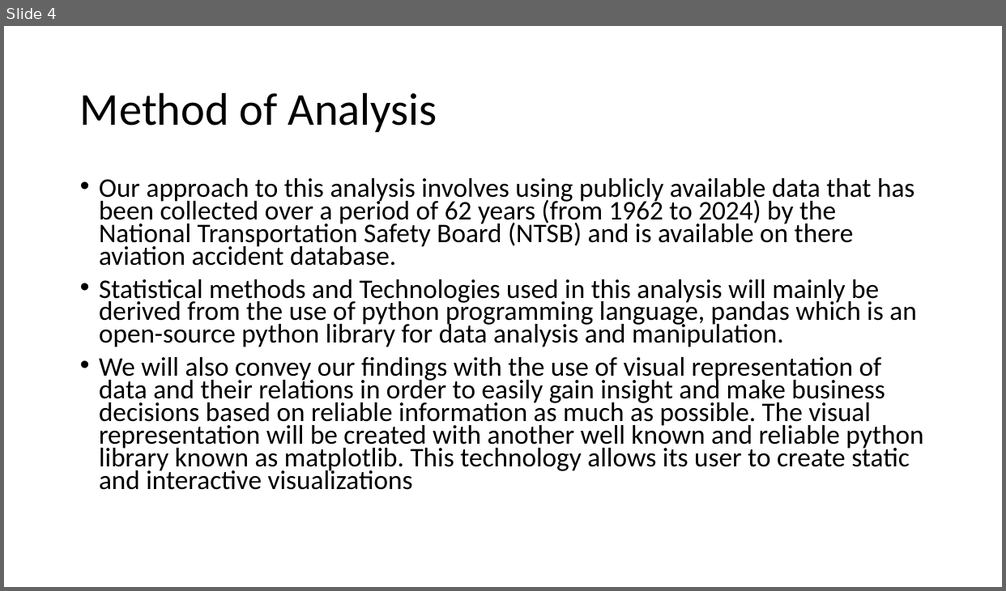
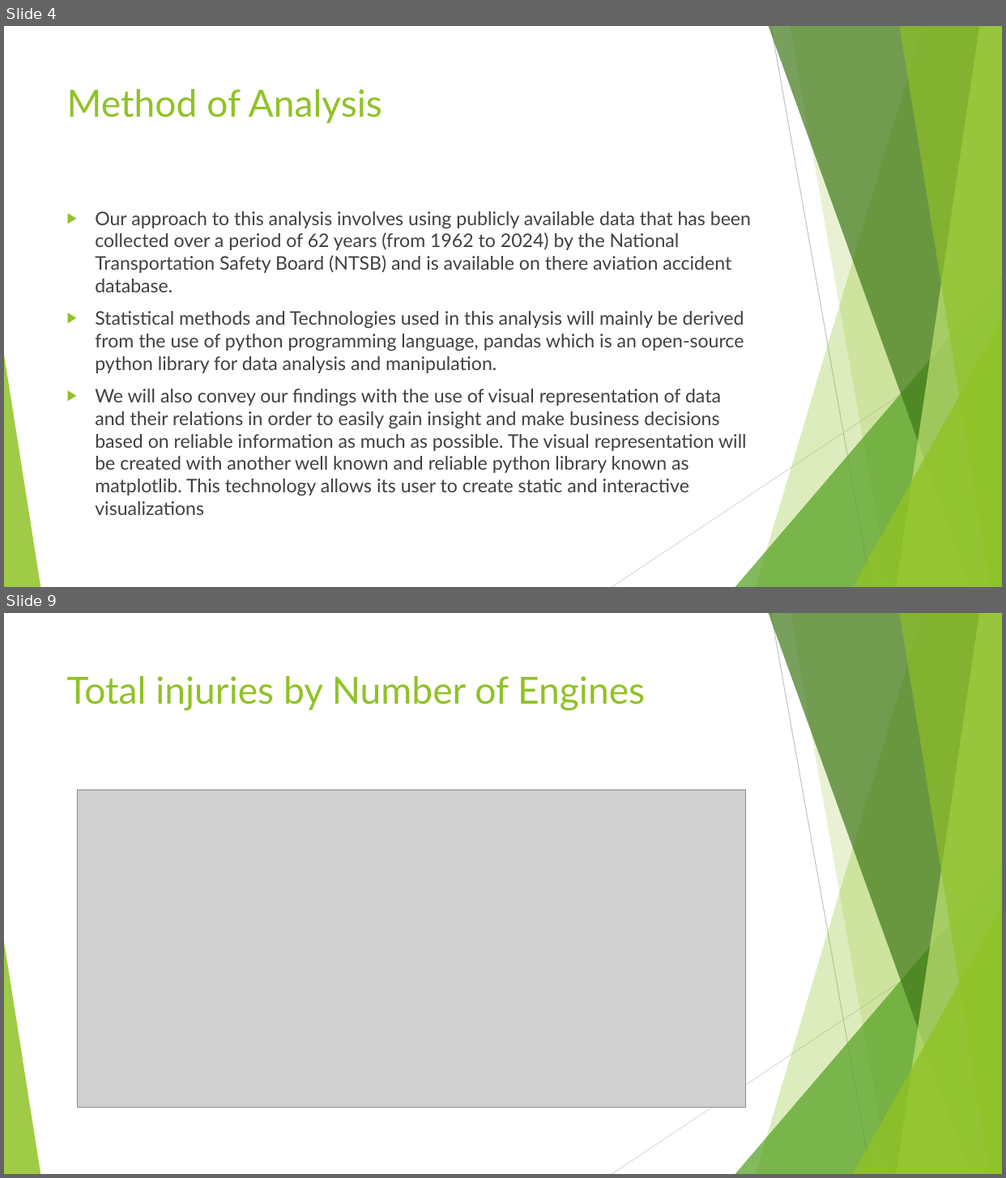
Before and after one commit to rahroy82/Aircraft-analysis, a slide deck: Aircraft risk assessment.pptx. Shown one above the other, each under a label of ours: slide 4 before the commit, slides 4 and 9 after it; the slides between them are not shown. The pictures are 1006x591 and 1006x1178 pixels, drawn with LibreOffice and Linux fonts; fonts in the diff are those of the drawing; grey boxes stand for pictures. Boxes give left, top, right and bottom in pixels: in the first picture for what was removed or moved away, otherwise in the second. Text is boxed around its words. In the diff, an @@ line names an element or a change of style, - is before the commit and + after.

```diff
--- a/Aircraft risk assessment.pptx
+++ b/Aircraft risk assessment.pptx
@@ slide 9 added at box(4, 613, 1002, 1174), background #FFFFFF; not listed: 10 template elements that a slide beside it also shows @@
@@ title added at box(67, 676, 645, 711), 36 pt, text #90C226 @@
+Total injuries by Number of Engines
@@ picture added at box(78, 790, 746, 1107) @@
@@ slide 4 changed as well @@
@@ title "Method of Analysis": place and size @@
-title "Method of Analysis" at box(80, 92, 437, 132)
+title "Method of Analysis" at box(67, 89, 382, 123)
@@ title "Method of Analysis" at box(67, 89, 382, 123): size 44 to 36 pt, font Calibri to Lato, text colour #000000 to #90C226; line spacing 0.9 to 1; vertical alignment middle to top @@
@@ text "Our approach to this analysis ...": place and size @@
-text "Our approach to this analysis ..." at box(99, 178, 923, 490)
+text "Our approach to this analysis ..." at box(95, 211, 751, 515)
@@ text "Our approach to this analysis ..." at box(95, 211, 751, 515): size 25.9 to 18 pt, font Calibri to Lato, text colour #000000 to #404040; bullet • to ▶; line spacing 0.7 to 1 @@
@@ group added at box(4, 26, 1002, 587): 5 freeform shapes, 3 triangles, 2 lines @@
```
Also in this commit, not shown: 3 other slides changed, 8 other slides added, 1 other file.
